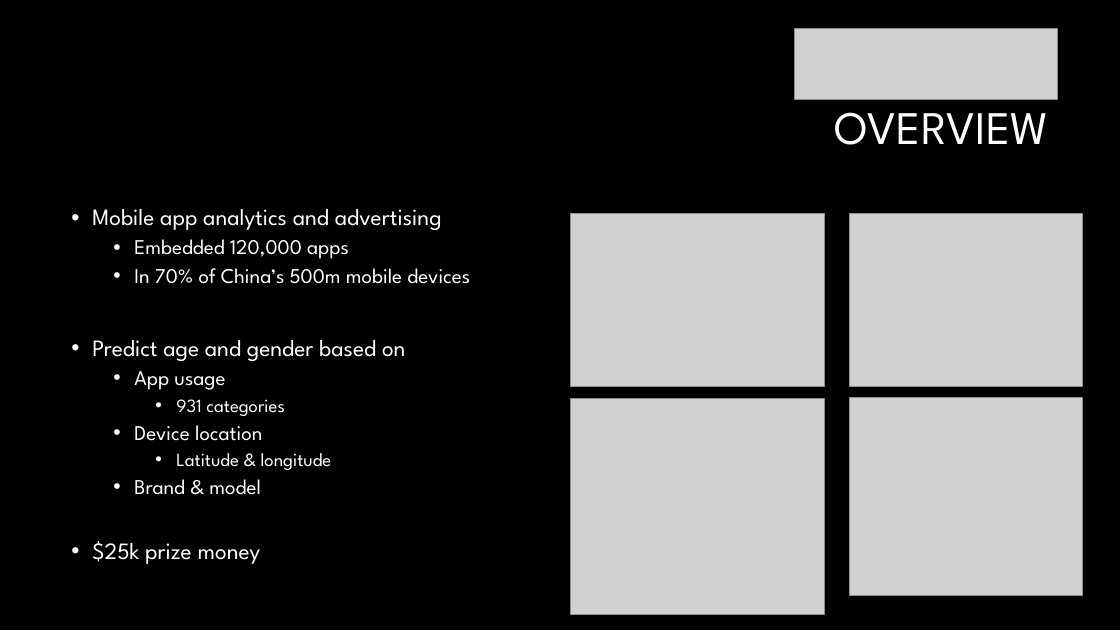
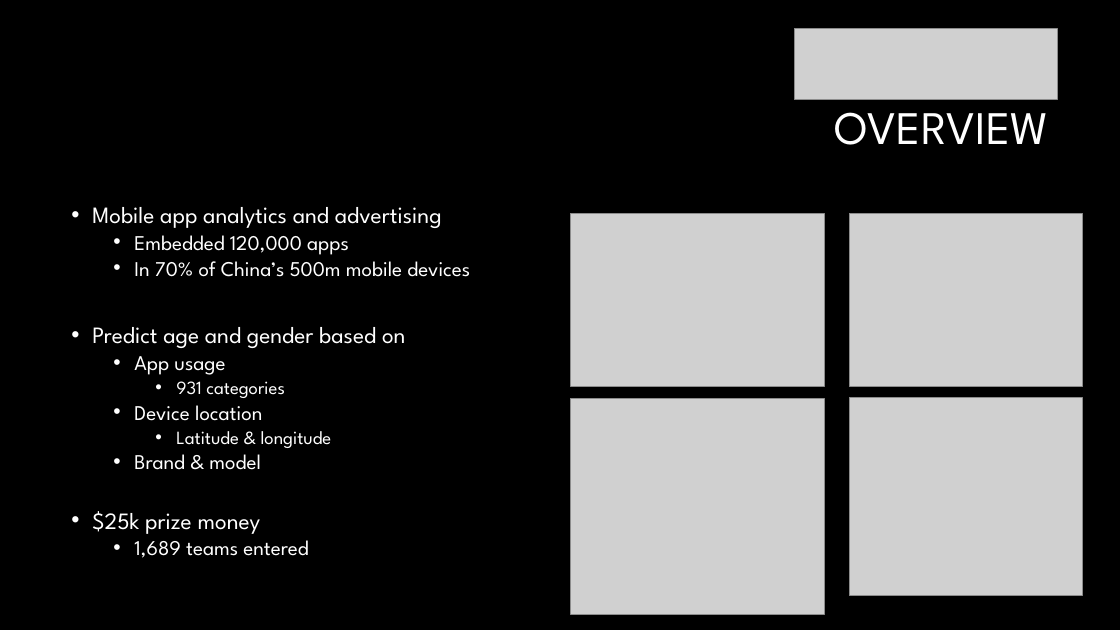
Before and after one commit to Invigor/DAT8SYD, a slide deck: slide 2 of homework/DAT8SYD Homework 3.pptx. Drawn at 1120x630 pixels with LibreOffice and Linux fonts; fonts in the diff are those of the drawing; grey boxes stand for pictures; background and template pictures are left out. Boxes give left, top, right and bottom in pixels: in the first picture for what was removed or moved away, otherwise in the second. Text is boxed around its words. In the diff, an @@ line names an element or a change of style, - is before the commit and + after.

```diff
--- a/homework/DAT8SYD Homework 3.pptx
+++ b/homework/DAT8SYD Homework 3.pptx
@@ text at [92,207,470,534]: line spacing 0.9 to 0.8 @@
@@ text at [134,540,308,558]: paragraph added @@
+  • 1,689 teams entered
```
Also in this commit, not shown: 1 slide added, 1 slide removed.
